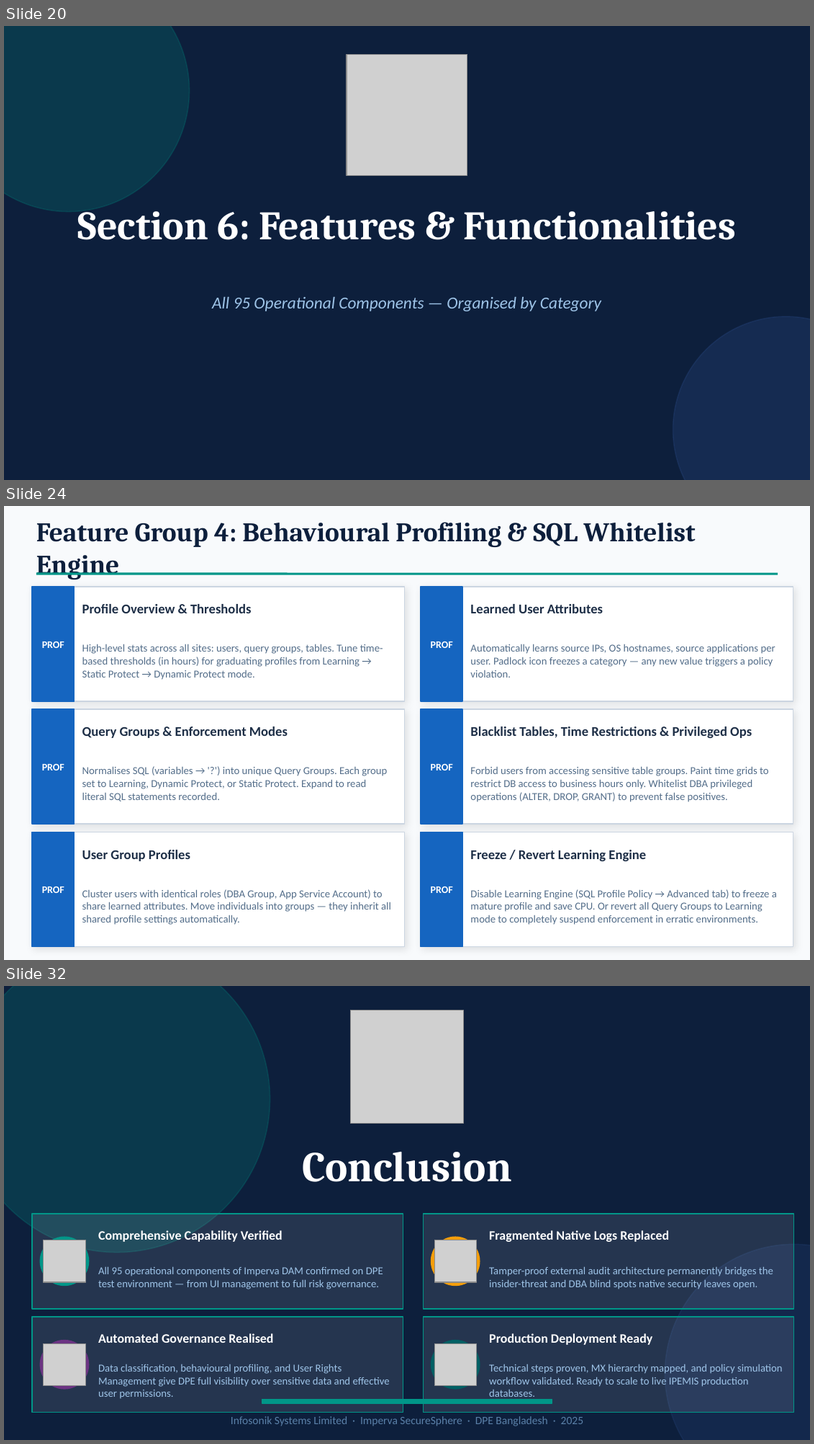
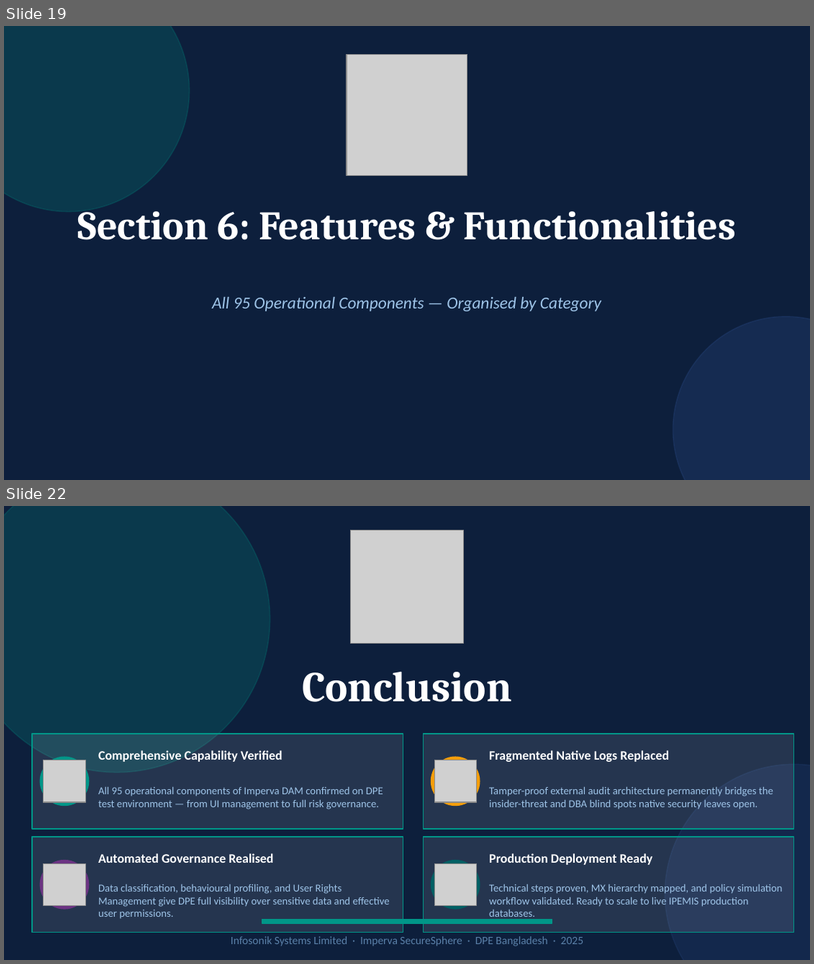
Before and after one commit to ImranNoorEmon/Imperva_DAM_Deployment_Procedure, a slide deck: presentations/Imperva_DAM.pptx. Shown one above the other, each under a label of ours: slides 20, 24 and 32 before the commit, slides 19 and 22 after it; the slides between them are not shown. The pictures are 814x1444 and 814x964 pixels, drawn with LibreOffice and Linux fonts; fonts in the diff are those of the drawing; grey boxes stand for pictures. Boxes give left, top, right and bottom in pixels: in the first picture for what was removed or moved away, otherwise in the second. Text is boxed around its words. In the diff, an @@ line names an element or a change of style, - is before the commit and + after.

```diff
--- a/presentations/Imperva_DAM.pptx
+++ b/presentations/Imperva_DAM.pptx
@@ slide 24 removed at bbox=[4, 506, 810, 960], background #F8FAFC @@
@@ text removed at bbox=[36, 522, 695, 580] @@
-Feature Group 4: Behavioural Profiling & SQL Whitelist Engine
@@ rectangle removed at bbox=[32, 587, 405, 701] @@
@@ rectangle removed at bbox=[32, 587, 74, 701] @@
@@ line removed from (36, 574) to (778, 574) @@
@@ rectangle removed at bbox=[421, 587, 793, 701] @@
@@ rectangle removed at bbox=[421, 587, 463, 701] @@
@@ text removed at bbox=[82, 604, 251, 613] @@
-Profile Overview & Thresholds
@@ text removed at bbox=[471, 604, 603, 613] @@
-Learned User Attributes
@@ text removed at bbox=[42, 641, 64, 648] @@
-PROF
@@ text removed at bbox=[82, 644, 383, 680] @@
-High-level stats across all sites: users, query groups, tables. Tune time-based thresholds (in hours) for graduating profiles from Learning → Static Protect → Dynamic Protect mode.
@@ text removed at bbox=[431, 641, 453, 648] @@
-PROF
@@ text removed at bbox=[471, 644, 776, 677] @@
-Automatically learns source IPs, OS hostnames, source applications per user. Padlock icon freezes a category — any new value triggers a policy violation.
@@ rectangle removed at bbox=[32, 709, 405, 824] @@
@@ rectangle removed at bbox=[32, 709, 74, 824] @@
@@ rectangle removed at bbox=[421, 709, 793, 824] @@
@@ rectangle removed at bbox=[421, 709, 463, 824] @@
@@ text removed at bbox=[82, 726, 288, 738] @@
-Query Groups & Enforcement Modes
@@ text removed at bbox=[471, 726, 752, 738] @@
-Blacklist Tables, Time Restrictions & Privileged Ops
@@ text removed at bbox=[42, 763, 64, 770] @@
-PROF
@@ text removed at bbox=[431, 763, 453, 770] @@
-PROF
@@ text removed at bbox=[82, 766, 387, 801] @@
-Normalises SQL (variables → '?') into unique Query Groups. Each group set to Learning, Dynamic Protect, or Static Protect. Expand to read literal SQL statements recorded.
@@ text removed at bbox=[471, 766, 769, 802] @@
-Forbid users from accessing sensitive table groups. Paint time grids to restrict DB access to business hours only. Whitelist DBA privileged operations (ALTER, DROP, GRANT) to prevent false positives.
@@ rectangle removed at bbox=[32, 831, 405, 947] @@
@@ rectangle removed at bbox=[32, 831, 74, 947] @@
@@ text removed at bbox=[82, 849, 190, 861] @@
-User Group Profiles
@@ rectangle removed at bbox=[421, 831, 793, 947] @@
@@ rectangle removed at bbox=[421, 831, 463, 947] @@
@@ text removed at bbox=[471, 849, 646, 861] @@
-Freeze / Revert Learning Engine
@@ text removed at bbox=[42, 885, 64, 893] @@
-PROF
@@ text removed at bbox=[82, 889, 391, 924] @@
-Cluster users with identical roles (DBA Group, App Service Account) to share learned attributes. Move individuals into groups — they inherit all shared profile settings automatically.
@@ text removed at bbox=[431, 885, 453, 893] @@
-PROF
@@ text removed at bbox=[471, 889, 777, 924] @@
-Disable Learning Engine (SQL Profile Policy → Advanced tab) to freeze a mature profile and save CPU. Or revert all Query Groups to Learning mode to completely suspend enforcement in erratic environments.
@@ what was slide 20 is now slide 19 @@
@@ what was slide 32 is now slide 22 @@
```
Also in this commit, not shown: 2 slides changed, 1 slide added, 10 other slides removed.
